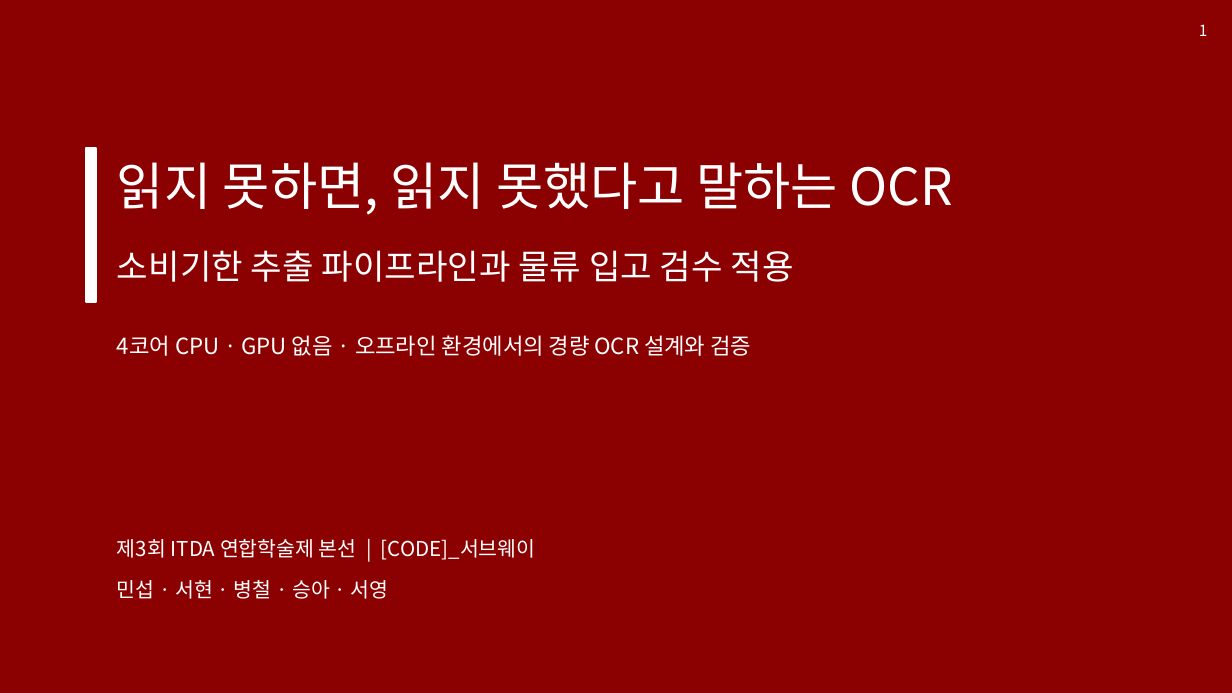
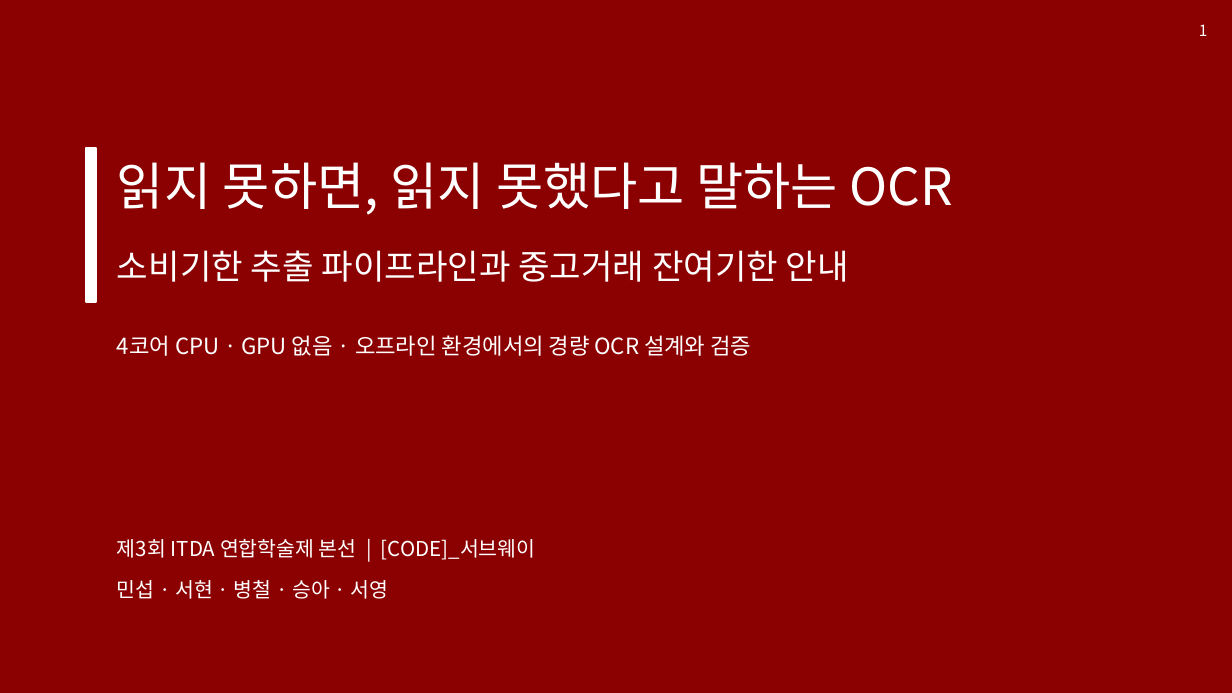
Before and after one commit to LEEbyeongchul/itda3-CODE-subway, a slide deck: slide 1 of 발표/[CODE]_서브웨이_본선발표.pptx. Drawn at 1232x693 pixels with LibreOffice and Linux fonts; fonts in the diff are those of the drawing. Boxes give left, top, right and bottom in pixels: in the first picture for what was removed or moved away, otherwise in the second. Text is boxed around its words. In the diff, an @@ line names an element or a change of style, - is before the commit and + after.

```diff
--- a/발표/[CODE]_서브웨이_본선발표.pptx
+++ b/발표/[CODE]_서브웨이_본선발표.pptx
@@ text at [117,250,849,282]: text changed @@
-소비기한 추출 파이프라인과 물류 입고 검수 적용
+소비기한 추출 파이프라인과 중고거래 잔여기한 안내
```
Also in this commit, not shown: 7 other slides changed, 5 other files.
